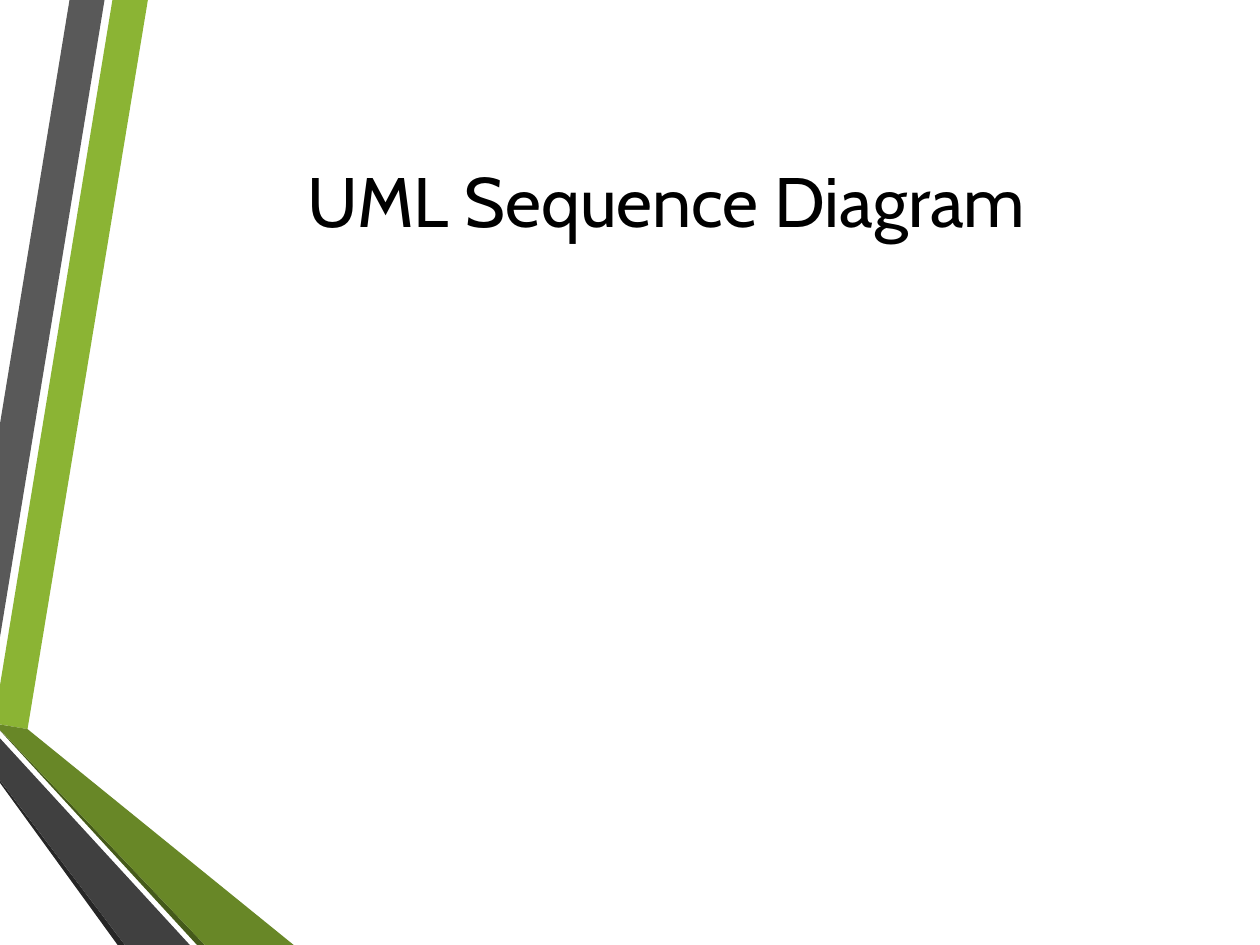
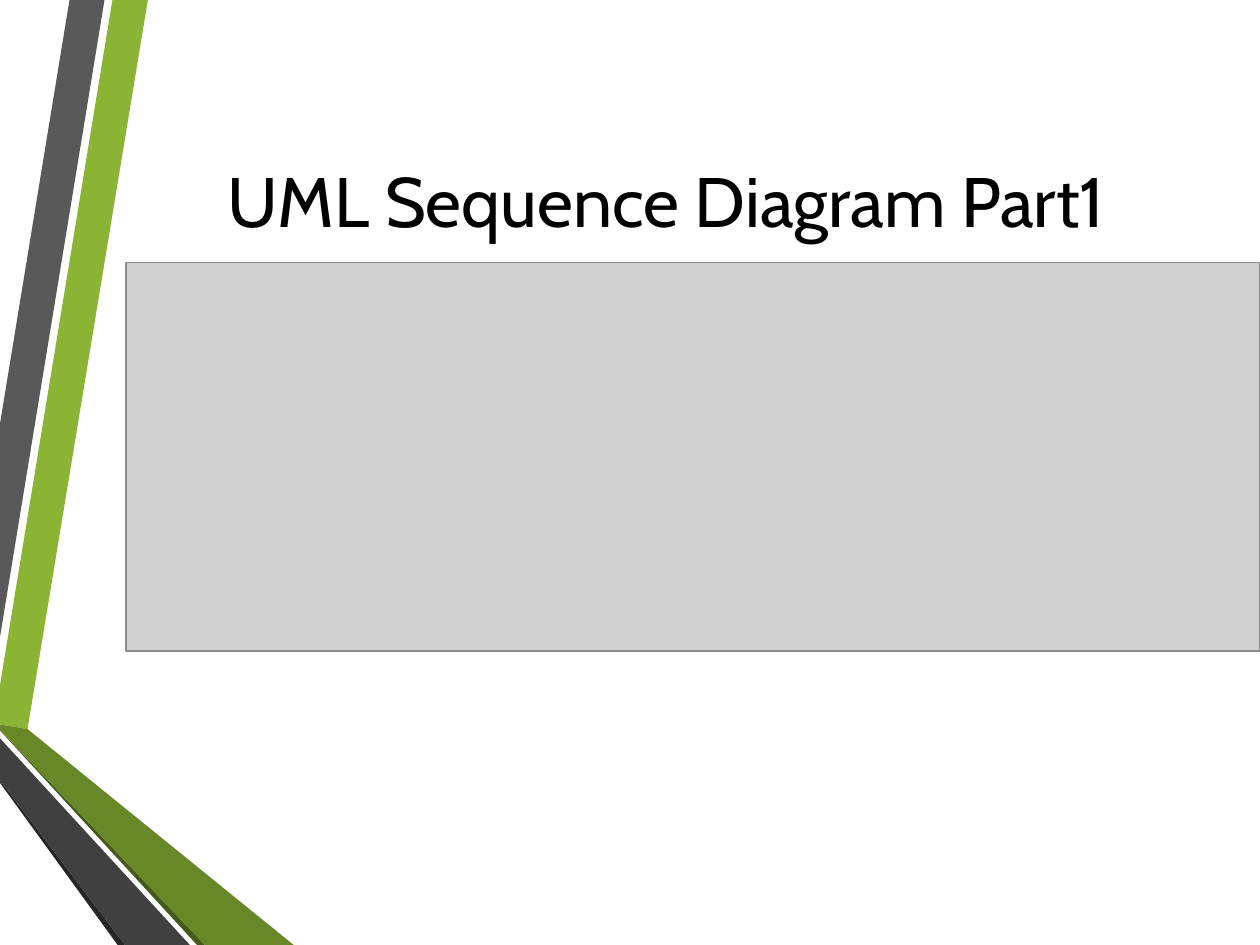
Before and after one commit to clampett/recycling-aid, a slide deck: slide 6 of Recycling Aid Presentation.pptx (slide 4 before the commit). Drawn at 1260x945 pixels with LibreOffice and Linux fonts; fonts in the diff are those of the drawing; grey boxes stand for pictures; background and template pictures are left out. Boxes give left, top, right and bottom in pixels: in the first picture for what was removed or moved away, otherwise in the second. Text is boxed around its words. In the diff, an @@ line names an element or a change of style, - is before the commit and + after.

Commit message:
Added uml pictures and latest ppt

```diff
--- a/Recycling Aid Presentation.pptx
+++ b/Recycling Aid Presentation.pptx
@@ title at [228, 177, 1104, 243]: text changed @@
-UML Sequence Diagram
+UML Sequence Diagram Part1
@@ picture added at [126, 262, 1260, 650] @@
```
Also in this commit, not shown: 8 other slides changed, 6 slides added, 3 slides removed, 4 other files.
